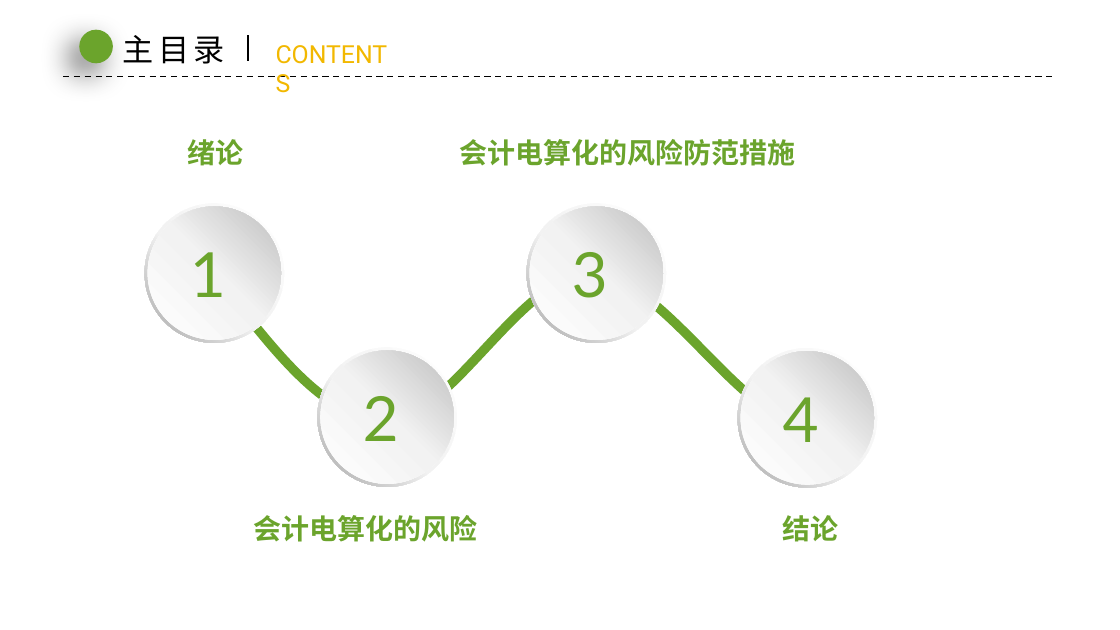
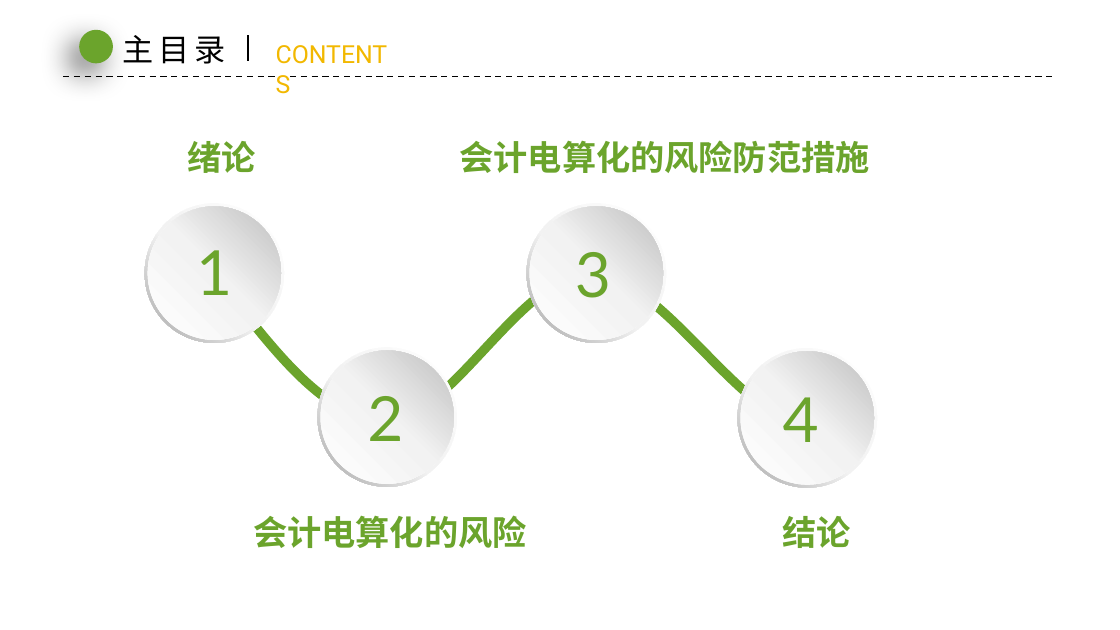
Before and after one commit to cnishop/d2src, a slide deck: slide 2 of 论文/毕业答辩.pptx. Drawn at 1120x630 pixels with LibreOffice and Linux fonts; fonts in the diff are those of the drawing; background and template pictures are left out. Boxes give left, top, right and bottom in pixels: in the first picture for what was removed or moved away, otherwise in the second. Text is boxed around its words. In the diff, an @@ line names an element or a change of style, - is before the commit and + after.

```diff
--- a/论文/毕业答辩.pptx
+++ b/论文/毕业答辩.pptx
@@ size 18 to 22 pt in 4 elements at <box>188,141,256,173</box>, <box>783,516,851,548</box>, <box>253,515,526,548</box>, <box>460,140,870,173</box> @@
@@ text "1": place and size @@
-text "1" at <box>190,252,226,297</box>
+text "1" at <box>196,250,232,295</box>
@@ text "2": place and size @@
-text "2" at <box>363,396,399,441</box>
+text "2" at <box>367,396,403,441</box>
```
Also in this commit, not shown: 10 other slides changed, 7 slides added, 16 slides removed, 1 other file.
